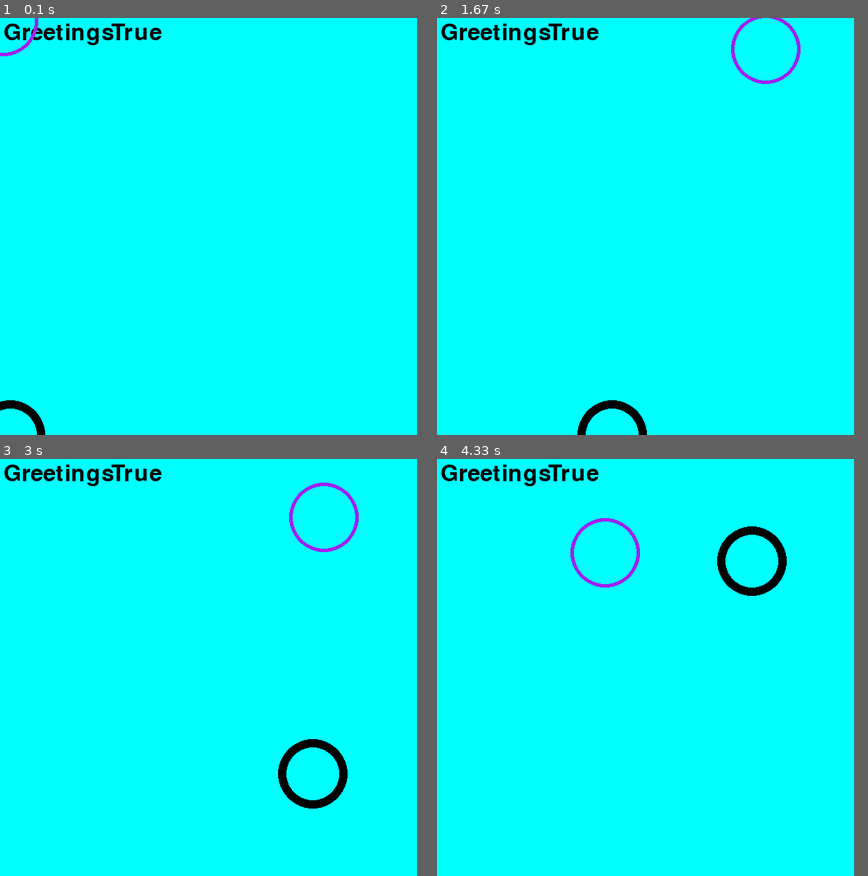
Above: before the commit, frames 1-4 (two rows, left to right).
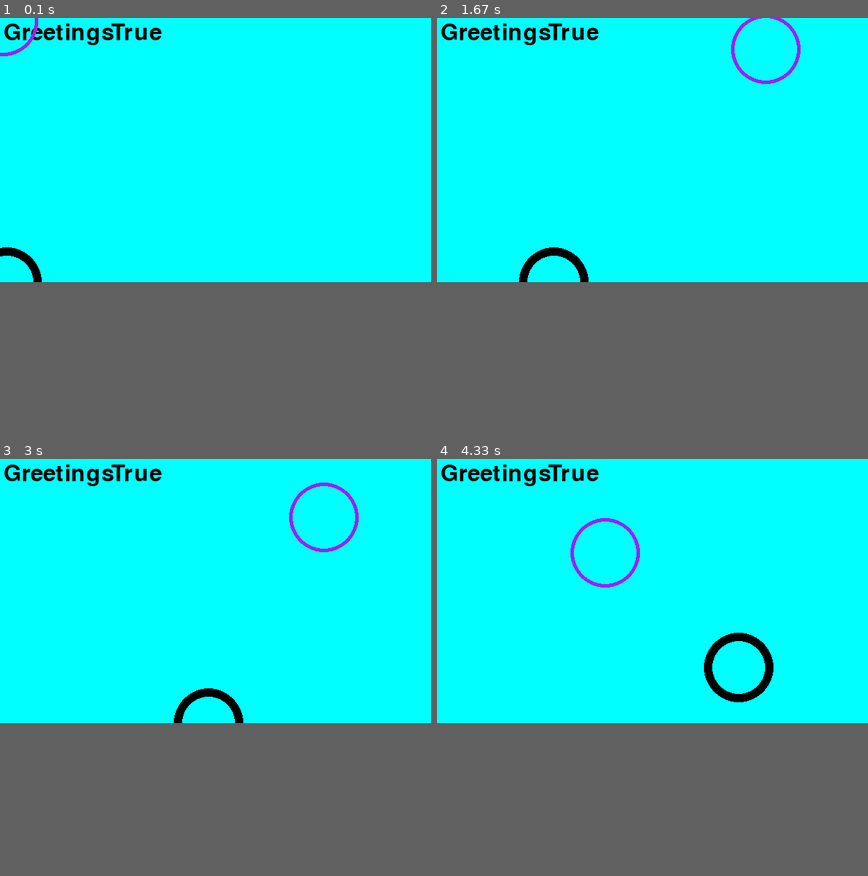
Above: after the commit, the same moments.

Repository: threeup/pygame-learn
Game: pygame game, started from game.py
The game is run twice, just before and just after one commit, with the same random seed, the same clock (stepped at 60 frames per second) and the same inputs.
Inputs (mouse positions are in pixels of both pictures, inside the frame that each line leads up to):
- Up to frame 1 (0.1 s): no input
- Up to frame 2 (1.67 s): press the mouse at (549, 151) at 0.37 s; move the mouse to (622, 180) at 0.47 s; release the mouse at (695, 209) at 0.6 s; press the mouse at (549, 151) at 0.7 s; move the mouse to (527, 105) at 0.8 s; release the mouse at (510, 55) at 0.93 s; press the mouse at (549, 151) at 1.03 s; move the mouse to (583, 155) at 1.13 s; release the mouse at (622, 159) at 1.27 s; press the mouse at (549, 151) at 1.37 s; move the mouse to (656, 101) at 1.47 s; release the mouse at (764, 51) at 1.6 s
- Up to frame 3 (3 s): press the mouse at (112, 592) at 1.7 s; move the mouse to (232, 554) at 1.8 s; release the mouse at (353, 517) at 1.93 s; press the mouse at (112, 592) at 2.03 s; move the mouse to (146, 642) at 2.13 s; release the mouse at (181, 688) at 2.27 s; press the mouse at (112, 592) at 2.37 s; move the mouse to (241, 563) at 2.47 s; release the mouse at (374, 534) at 2.6 s; press the mouse at (112, 592) at 2.7 s; move the mouse to (215, 554) at 2.8 s; release the mouse at (323, 517) at 2.93 s
- Up to frame 4 (4.33 s): press the mouse at (549, 592) at 3.03 s; move the mouse to (661, 600) at 3.13 s; release the mouse at (777, 609) at 3.27 s; press the mouse at (549, 592) at 3.37 s; move the mouse to (669, 638) at 3.47 s; release the mouse at (794, 684) at 3.6 s; press the mouse at (549, 592) at 3.7 s; move the mouse to (579, 600) at 3.8 s; release the mouse at (609, 604) at 3.93 s; press the mouse at (549, 592) at 4.03 s; move the mouse to (574, 571) at 4.13 s; release the mouse at (605, 550) at 4.27 s
The window is 600x600 before the commit and 620x380 after it. Grey fills any space a smaller window leaves; there, only what the larger window draws over its background counts as a difference.

The runs differ from the first frame. In frame 1, 0.5% of the frame differs, in the area x 0-11%, y 55-100%; in frame 2, 0.9%; in frame 3, 1.3%; in frame 4, 1.8%, in the area x 61-82%, y 16-59%.

Commit message:
windowsize for device

Diff:
--- a/ctrlr.py
+++ b/ctrlr.py
@@ -30,17 +30,17 @@
 
     def tick(self, deltaTime):
         if self.delta_x == 0 and self.delta_y == 0:
-            self.delta_x = 1
-        elif self.delta_x == 1:
-            if self.controlled.p.y > 450:
-                self.delta_x = -1
+            self.delta_x = 2
+        elif self.delta_x == 2:
+            if self.controlled.p.y > 280:
+                self.delta_x = -2
                 self.delta_y = 0
             elif self.delta_y == 0 and self.controlled.p.x > 400:
-                self.delta_y = 3
+                self.delta_y = 5
         else:
             if self.controlled.p.y < 100:
-                self.delta_x = 1
+                self.delta_x = 2
                 self.delta_y = 0
             elif self.delta_y == 0 and self.controlled.p.x < 200:
-                self.delta_y = -3
+                self.delta_y = -5
         self.controlled.move(self.delta_x, self.delta_y)
--- a/game.py
+++ b/game.py
@@ -12,12 +12,12 @@
 
 def flipy(y):
     """Small hack to convert chipmunk physics to pygame coordinates"""
-    return -y + 600
+    return -y + 380
 
 def main():
 
     pygame.init()
-    screen = pygame.display.set_mode((600, 600))
+    screen = pygame.display.set_mode((620, 380))
     clock = pygame.time.Clock()
     running = True
 
@@ -71,7 +71,7 @@
         # Update physics
         if run_physics:
             dt = 1.0 / 60.0
-            steps = 3
+            steps = 1
             for _ in range(steps):
                 player0.tick(dt)
                 hero.tick(dt)
